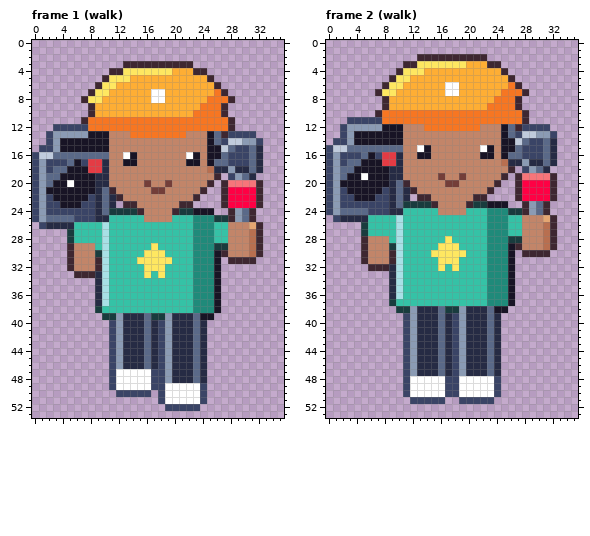
Pixel-art file, stored at art/hood-city/promo-team@75.aseprite. Above is the file before it was changed.
36x54 pixels, 6 frames. Shown: frame 1 (walk), frame 2 (walk). The commit also changed other frames, which this record leaves out.
Once edited:
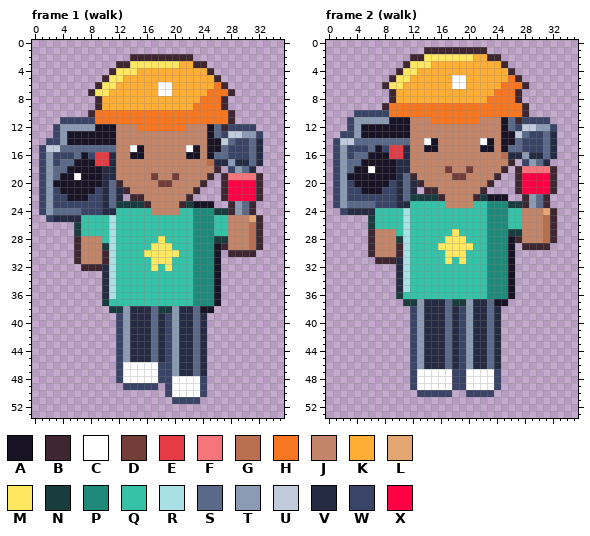
Palette (. is transparent): A #181425  B #3e2731  C #ffffff  D #733e39  E #e43b44  F #f6757a  G #b86f50  H #f77622  J #c28569  K #feae34  L #e4a672  M #fee761  N #193c3e  P #1f8a7a  Q #35c2a6  R #a8e0e6  S #5a6988  T #8b9bb4  U #c0cbdc  V #262b44  W #3a4466  X #ff0044
Change:
Changed rows in their new state; - is an unchanged pixel.
Frame 1 (walk):
first column x 0:
 2 --------------BBBBBBBBB----------
 3 ------------B-MMMMMMMKKBB--------
 4 ------------M--KKKKK---KKB-------
 5 -------------K-----------KB------
 6 ------------------CC------HB-----
 7 -----------------K-C-----H-HB----
 8 -------..B-------KK-----H--B.----
 9 --------.B-------------H---------
10 ---------HHHHHHHHHHHHHH----HB----
11 ----WWWWW------------------------
12 ----TTTTTAAAJJJ-------JJJASBWWWW-
13 --.W-AAA---A--JJJJJJJJ-----WUUTTW
14 ---WT------A--------------AUSWWSV
15 --UUSSSSSSSS--CA------CA---SW----
16 .WTWWW-AWEEV-J-A------A---S------
17 .WT-S--AA-EV-JJ-------JJ-GVVTVV--
18 .WT-----AA-V-------------JB.WTSV.
19 .WT---C--A-V-----D--D----B.BFFFFB
20 .WT--A---A-SB---J-D-----B.--XXXX-
21 .WTW-----WVSVB---JJ----B.--------
22 .WTWW----WVSV.BB------B.---------
23 .WT-WWW--WVSNNNNB-----NAAA-.BTSB.
24 .WTSSSS--WVVQQQQQ---JQQPPPNN-----
25 ..WVVVVQQQQR----QQQQ------QQJJJLB
26 -.....N---QR-------------------G-
27 -----.N---QR---------------------
28 -----.BJJJQR------M-------NN-----
29 -----.B--JNR------MM------AB-----
30 -----.B--JBR-------MM------.BBBB.
31 -----.B--JBR---QQ-----------....-
32 -----..BB-VR----Q-QM-------------
33 ------....VR----Q-Q--------------
34 ---------.VR---------------------
35 ---------.VR---------------------
36 ---------.VR---------------------
37 ---------.N----------------------
38 ---------..NNTVVVSNNTVVSAA.------
39 ----------..WT--VSVWT---V.-------
40 -----------.WT--VSVWT------------
41 -----------.WT--VSVWT------------
42 -----------.WT--VSVWT------------
43 -----------.WT--VSVWT------------
44 -----------.WT--VSVWT------------
45 -----------.WT--VSVWT------------
46 -----------.WCCCCC-WT------------
47 -----------.W----C-WT------------
48 -----------.W----C-WCCCCW--------
49 -----------..WWWW-.W-------------
50 ------------.....-.W-------------
51 ------------------..WWWW.--------
52 -------------------.....---------
Frame 2 (walk):
first column x 0:
 1 --------------BBBBBBBBB----------
 2 ------------B-MMMMMMMKKBB--------
 3 ------------M--KKKKK---KKB-------
 4 -------------K-----------KB------
 5 ------------------CC------HB-----
 6 -----------------K-C-----H-HB----
 7 -------..B-------KK-----H--B.----
 8 --------.B-------------H---------
 9 ---------HHHHHHHHHHHHHH----HB----
10 ----WWWWW------------------------
11 ----TTTTTAAAJJJ-------JJJASBWWWW-
12 --.W-AAA---A--JJJJJJJJ-----WUUTTW
13 ---WT------A--------------AUSWWSV
14 --UUSSSSSSSS--CA------CA---SW----
15 .WTWWW-AWEEV-J-A------A---S------
16 .WT-S--AA-EV-JJ-------JJ-GVVTVV--
17 .WT-----AA-V-------------JB.WTSV.
18 .WT---C--A-V-----D--D----B.BFFFFB
19 .WT--A---A-SB---J-D-----B.--XXXX-
20 .WTW-----WVSVB---JJ----B.--------
21 .WTWW----WVSV.BB------B.---------
22 .WT-WWW--WVSNNNNB-----NAAA-.BTSB.
23 .WTSSSS--WVVQQQQQ---JQQPPPNN-----
24 ..WVVVVQQQQR----QQQQ------QQJJJLB
25 -.....N---QR-------------------G-
26 -----.N---QR---------------------
27 -----.BJJJQR------M-------NN-----
28 -----.B--JNR------MM------AB-----
29 -----.B--JBR-------MM------.BBBB.
30 -----.B--JBR---QQ-----------....-
31 -----..BB-VR----Q-QM-------------
32 ------....VR----Q-Q--------------
33 ---------.VR---------------------
34 ---------.VR---------------------
35 ---------.VR---------------------
36 ---------.N----------------------
37 ---------..NNTVVVSNNTVVSAA.------
38 ----------..WT--VSVWT---V.-------
39 -----------.WT--VSVWT------------
40 -----------.WT--VSVWT------------
41 -----------.WT--VSVWT------------
42 -----------.WT--VSVWT------------
43 -----------.WT--VSVWT------------
44 -----------.WT--VSVWT------------
45 -----------.WT--VSVWT------------
46 -----------.WT--VSVWT------------
47 -----------.WCCCCC-WCCCCW--------
48 -----------.W----C-W-------------
49 -----------.W----C-W-------------
50 -----------..WWWW-..WWWW.--------
51 ------------.....--.....---------
Boxes around the changes in both pictures, in picture pixels (x1, y1, x2, y2):
changed: (32, 54, 263, 411)
changed: (326, 47, 557, 404)
